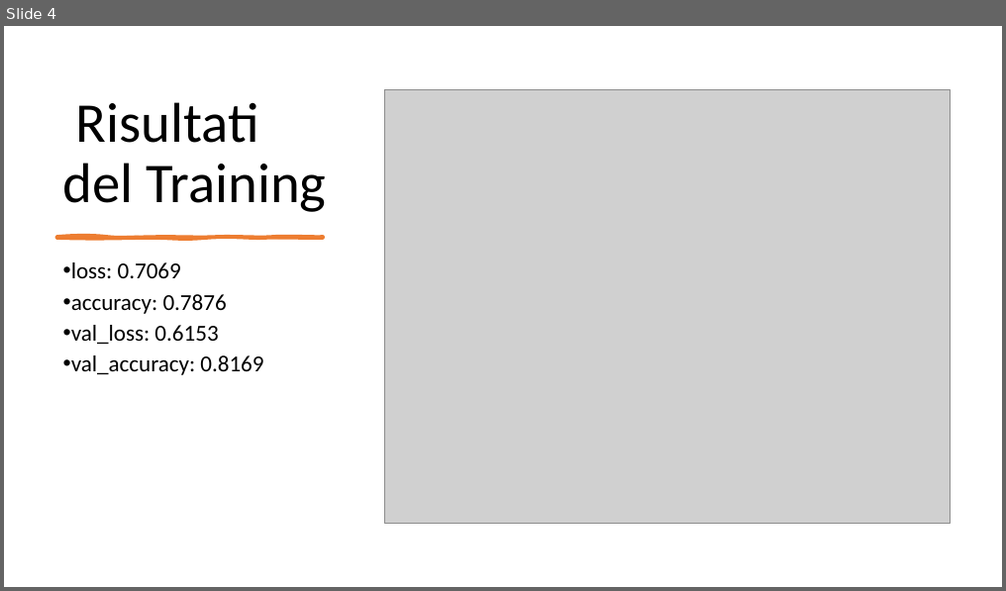
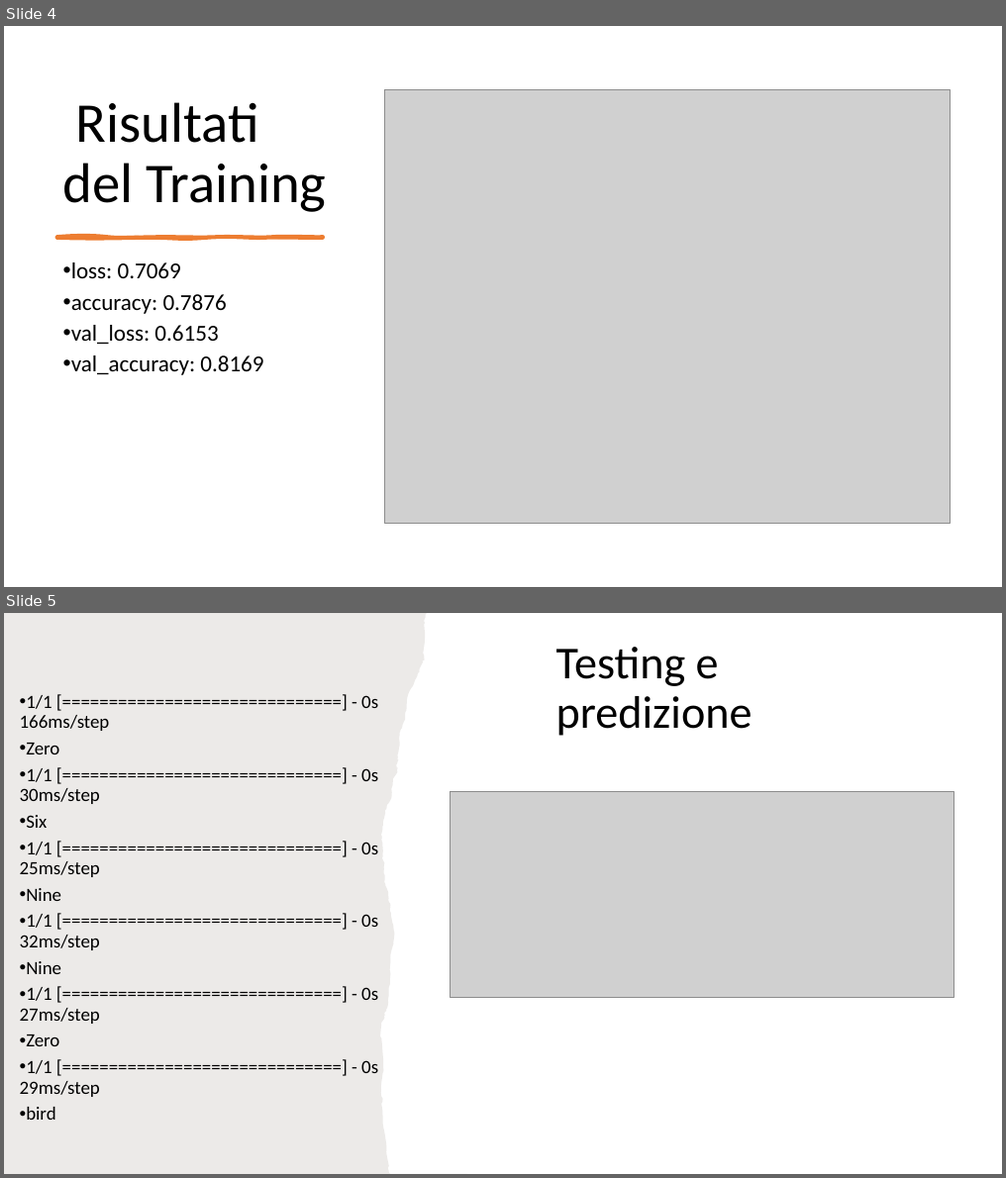
Before and after one commit to stecno04/speech-recognition-cnn, a slide deck: Carobene_Stefano_ML.pptx. Shown one above the other, each under a label of ours: slide 4 before the commit, slides 4 and 5 after it. The pictures are 1006x591 and 1006x1178 pixels, drawn with LibreOffice and Linux fonts; fonts in the diff are those of the drawing; grey boxes stand for pictures. Boxes give left, top, right and bottom in pixels: in the first picture for what was removed or moved away, otherwise in the second. Text is boxed around its words. In the diff, an @@ line names an element or a change of style, - is before the commit and + after.

```diff
--- a/Carobene_Stefano_ML.pptx
+++ b/Carobene_Stefano_ML.pptx
@@ slide 5 added at [4,613,1002,1174], background #FFFFFF @@
@@ freeform shape added at [4,613,466,1174], fill #82766A at 15% opacity @@
@@ title added at [556,647,752,736], 44 pt, text #000000 @@
+Testing e predizione
@@ text added at [20,695,378,1120], 18 pt, text #000000 @@
+• 1/1 [==============================] - 0s 166ms/step
+• Zero
+• 1/1 [==============================] - 0s 30ms/step
+• Six
+• 1/1 [==============================] - 0s 25ms/step
+• Nine
+• 1/1 [==============================] - 0s 32ms/step
+• Nine
+• 1/1 [==============================] - 0s 27ms/step
+• Zero
+• 1/1 [==============================] - 0s 29ms/step
+• bird
@@ picture added at [450,792,954,997] @@
```
Also in this commit, not shown: 3 slides changed, 1 other slide added, 6 other files.
